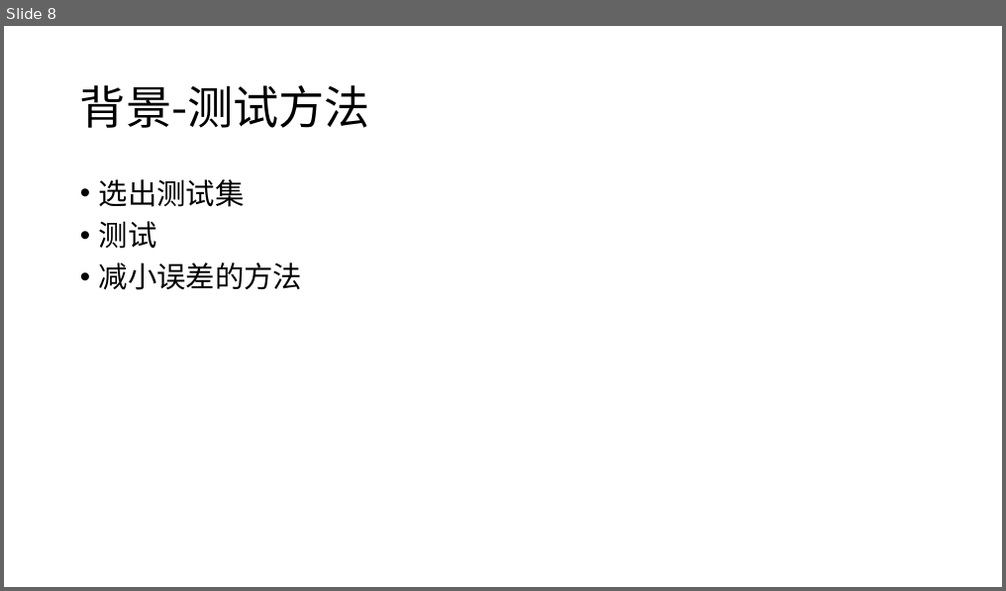
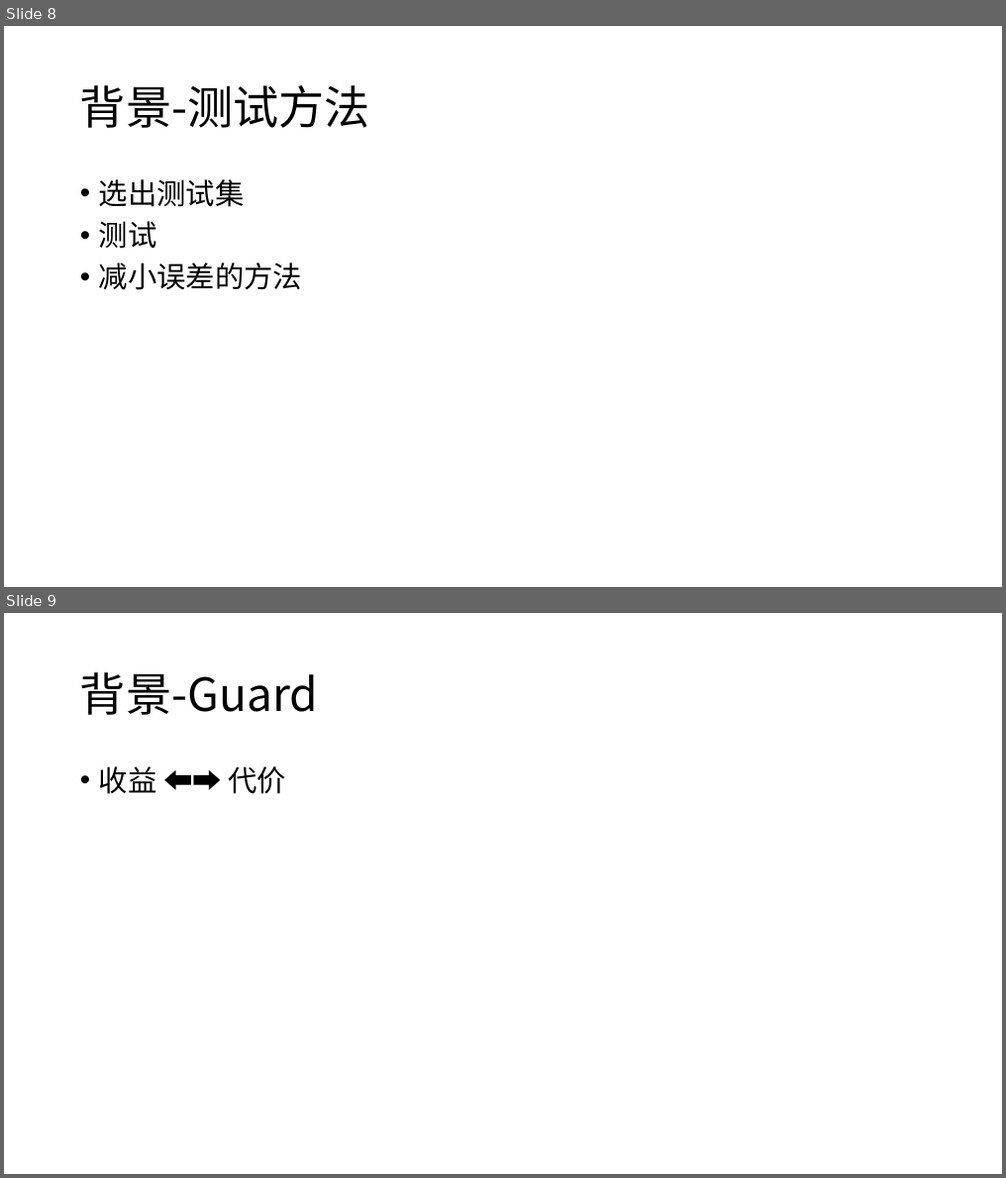
Before and after one commit to wlllssd/Efficiently-Searching-In-Memory-Sorted-Arrays-master, a slide deck: database_pre.pptx. Shown one above the other, each under a label of ours: slide 8 before the commit, slides 8 and 9 after it. The pictures are 1006x591 and 1006x1178 pixels, drawn with LibreOffice and Linux fonts; fonts in the diff are those of the drawing. Boxes give left, top, right and bottom in pixels: in the first picture for what was removed or moved away, otherwise in the second. Text is boxed around its words. In the diff, an @@ line names an element or a change of style, - is before the commit and + after.

```diff
--- a/database_pre.pptx
+++ b/database_pre.pptx
@@ slide 9 added at (4,613,1002,1174), background #FFFFFF @@
@@ title added at (80,672,318,715), 44 pt, text #000000 @@
+背景-Guard
@@ text added at (99,766,286,794), 28 pt, text #000000 @@
+• 收益 ⬅➡ 代价
```
Also in this commit, not shown: 1 slide changed, 20 other slides added, 1 slide removed, 15 other files.
